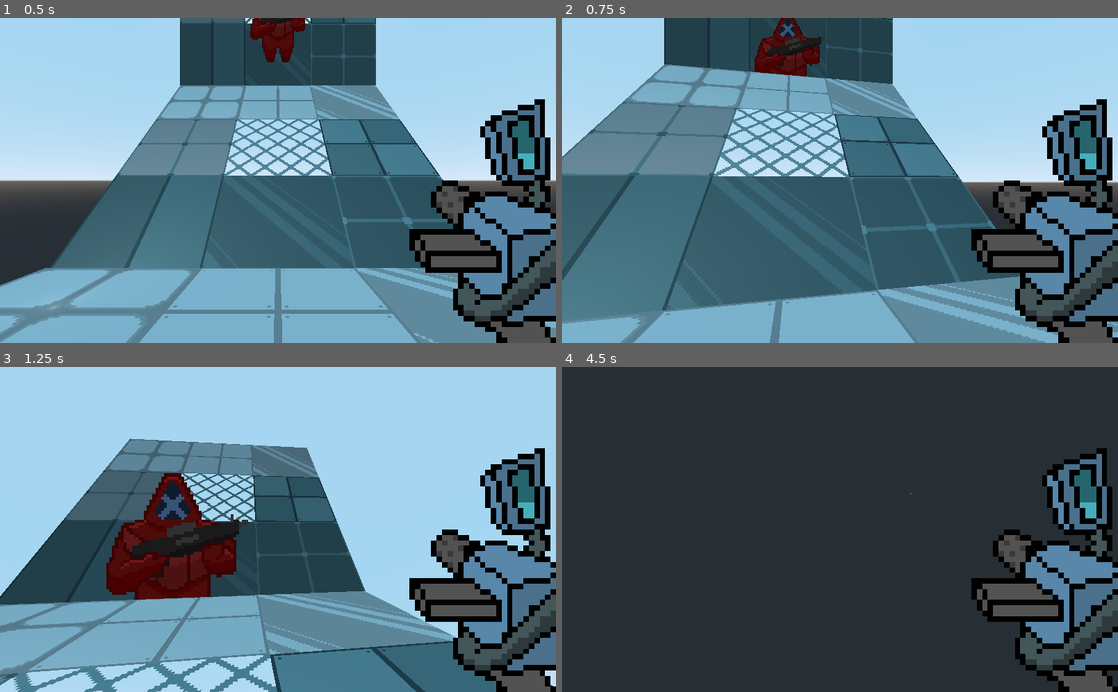
Above: before the commit, frames 1-4 (two rows, left to right).
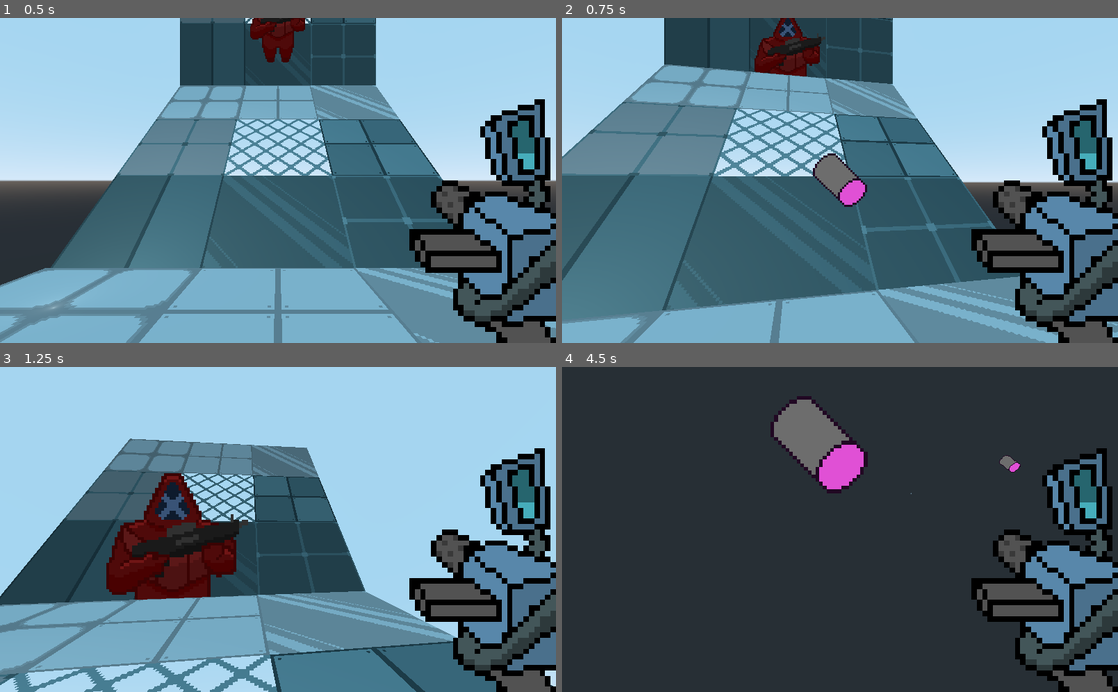
Above: after the commit, the same moments.

Repository: SomeSortOfSam/Exocutioner
Game: Godot game, scene res://World.tscn
Two runs of this game, one before a commit and one after it. Both use one fixed random seed, a clock stepped at 60 frames per second and the inputs below.
Inputs (mouse positions are in pixels of both pictures, inside the frame that each line leads up to):
- Up to frame 1 (0.5 s): no input
- Up to frame 2 (0.75 s): tap Enter at 0.5 s; move the mouse to (867, 180) at 0.52 s; press the mouse at (867, 180) at 0.53 s; hold Up (ui_up) from 0.53 s (still down)
- Up to frame 3 (1.25 s): keep holding Up (ui_up)
- Up to frame 4 (4.5 s): keep holding Up (ui_up); move the mouse to (812, 529) at 1.27 s; release the mouse at (812, 529) at 1.28 s; click (812, 529) at 1.35 s; move the mouse to (851, 523) at 2.02 s; press the mouse at (851, 523) at 2.03 s; tap Alt at 2.1 s; move the mouse to (834, 536) at 2.77 s; release the mouse at (834, 536) at 2.78 s; tap Ctrl at 2.85 s; click (834, 536) at 3.05 s; move the mouse to (878, 532) at 3.52 s; press the mouse at (878, 532) at 3.53 s; tap Shift at 3.6 s; move the mouse to (795, 526) at 4.27 s; release the mouse at (795, 526) at 4.28 s; click (795, 526) at 4.35 s

Frame 1 is identical in both runs. In frame 2, 0.9% of the frame differs, in the area x 45-55%, y 41-59%; in frame 3, 0.5%; in frame 4, 3.1%, in the area x 37-83%, y 8-40%.

Commit message:
BulletPt2
Bullets shoot out of gun now

Diff:
--- a/Character/PlayerGun.tscn
+++ b/Character/PlayerGun.tscn
@@ -5,8 +5,9 @@
 [ext_resource path="res://Bullet.tscn" type="PackedScene" id=3]
 
 [node name="Gun" type="Spatial"]
+transform = Transform( -1, 0, -8.74228e-08, 0, 1, 0, 8.74228e-08, 0, -1, 0, 0, 0 )
 script = ExtResource( 2 )
-bullet = ExtResource( 3 )
+bullet_scene = ExtResource( 3 )
 
 [node name="CanvasLayer" type="CanvasLayer" parent="."]
 
--- a/Scripts/PlayerGun.gd
+++ b/Scripts/PlayerGun.gd
@@ -1,24 +1,12 @@
 extends Spatial
 
-export var bullet : PackedScene
-
-# Declare member variables here. Examples:
-# var a = 2
-# var b = "text"
-
-
-# Called when the node enters the scene tree for the first time.
-func _ready():
-	pass # Replace with function body.
+export var bullet_scene : PackedScene
 
 func _unhandled_input(event):
 	if event.is_action_pressed("shoot"):
 		shoot()
 
 func shoot ():
-	var bulletThing = bullet.instance()
-	bulletThing.transform = transform
-	get_tree().get_root().add_child(bulletThing)
-# Called every frame. 'delta' is the elapsed time since the previous frame.
-#func _process(delta):
-#	pass
+	var bullet : Spatial = bullet_scene.instance()
+	bullet.transform = global_transform
+	get_tree().get_root().add_child(bullet)
